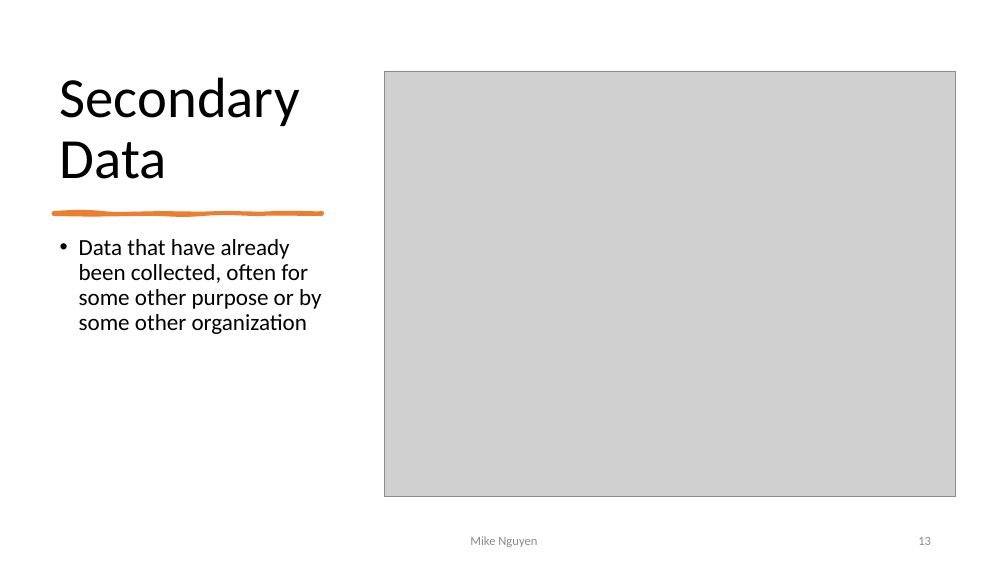
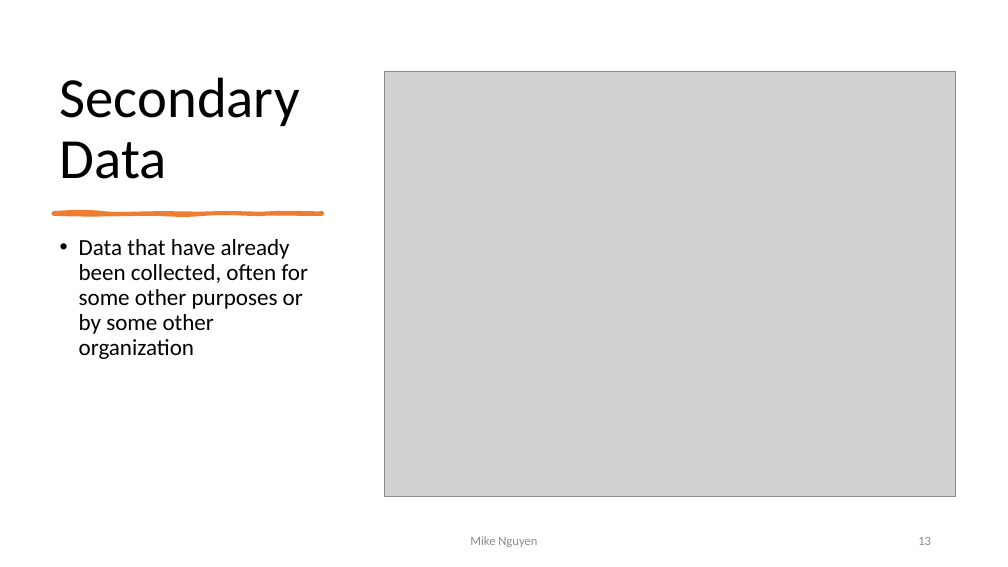
Before and after one commit to mikenguyen13/mar4050, a slide deck: slide 13 of lectures/3/Information Systems, Dashboards & Data Analytics.pptx. Drawn at 1008x567 pixels with LibreOffice and Linux fonts; fonts in the diff are those of the drawing; grey boxes stand for pictures. Boxes give left, top, right and bottom in pixels: in the first picture for what was removed or moved away, otherwise in the second. Text is boxed around its words. In the diff, an @@ line names an element or a change of style, - is before the commit and + after.

Commit message:
update

```diff
--- a/lectures/3/Information Systems, Dashboards & Data Analytics.pptx
+++ b/lectures/3/Information Systems, Dashboards & Data Analytics.pptx
@@ text at (79, 239, 308, 359): text changed @@
-• Data that have already been collected, often for some other purpose or by some other organization
+• Data that have already been collected, often for some other purposes or by some other organization
```
Also in this commit, not shown: 2 other slides changed.
